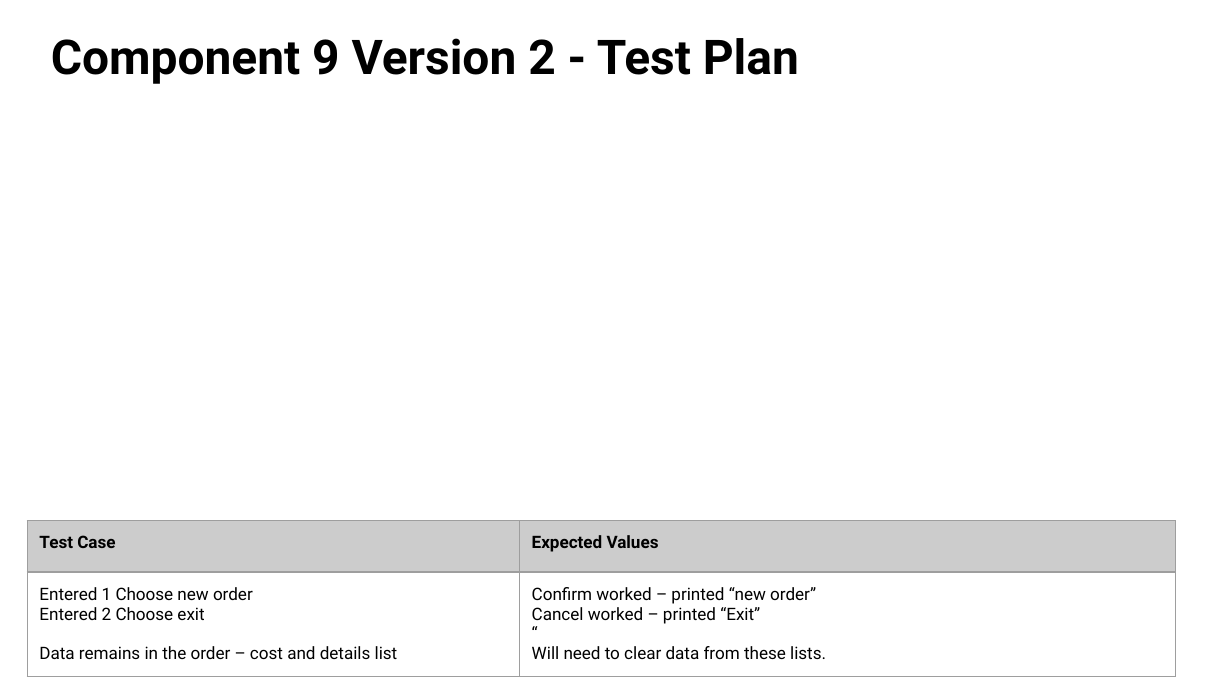
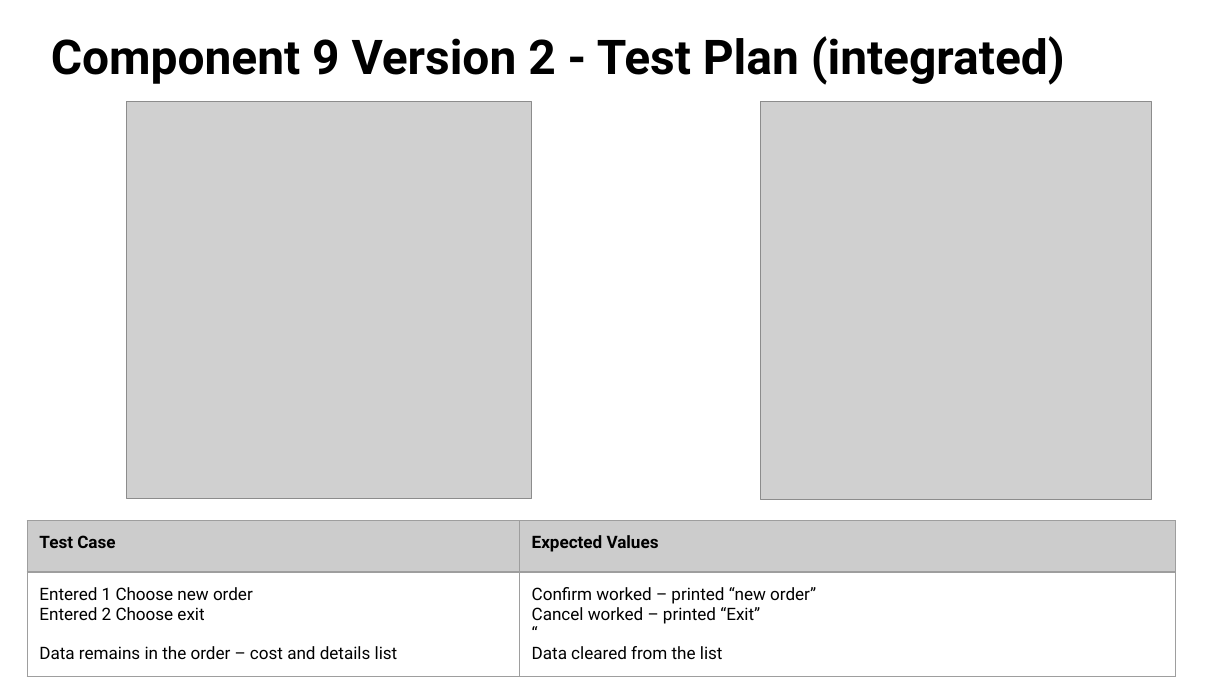
Before and after one commit to danettp/ds_nuts_bot, a slide deck: slide 73 of Danett Pepito - 000_91896 _ 91897 Documentation - 2150400 (Git).pptx. Drawn at 1232x693 pixels with LibreOffice and Linux fonts; fonts in the diff are those of the drawing; grey boxes stand for pictures; background and template pictures are left out. Boxes give left, top, right and bottom in pixels: in the first picture for what was removed or moved away, otherwise in the second. Text is boxed around its words. In the diff, an @@ line names an element or a change of style, - is before the commit and + after.

```diff
--- a/Danett Pepito - 000_91896 _ 91897 Documentation - 2150400 (Git).pptx
+++ b/Danett Pepito - 000_91896 _ 91897 Documentation - 2150400 (Git).pptx
@@ title at (x1=51, y1=36, x2=1065, y2=85): text changed @@
-Component 9 Version 2 - Test Plan
+Component 9 Version 2 - Test Plan (integrated)
@@ picture added at (x1=127, y1=101, x2=532, y2=499) @@
@@ picture added at (x1=761, y1=101, x2=1152, y2=499) @@
@@ table at (x1=27, y1=521, x2=1175, y2=679) @@
-row 2, column 2: Confirm worked – printed “new order” / Cancel worked – printed “Exit” / “ / Will need to clear data from these lists.
+row 2, column 2: Confirm worked – printed “new order” / Cancel worked – printed “Exit” / “ / Data cleared from the list
```
Also in this commit, not shown: 1 other file.
